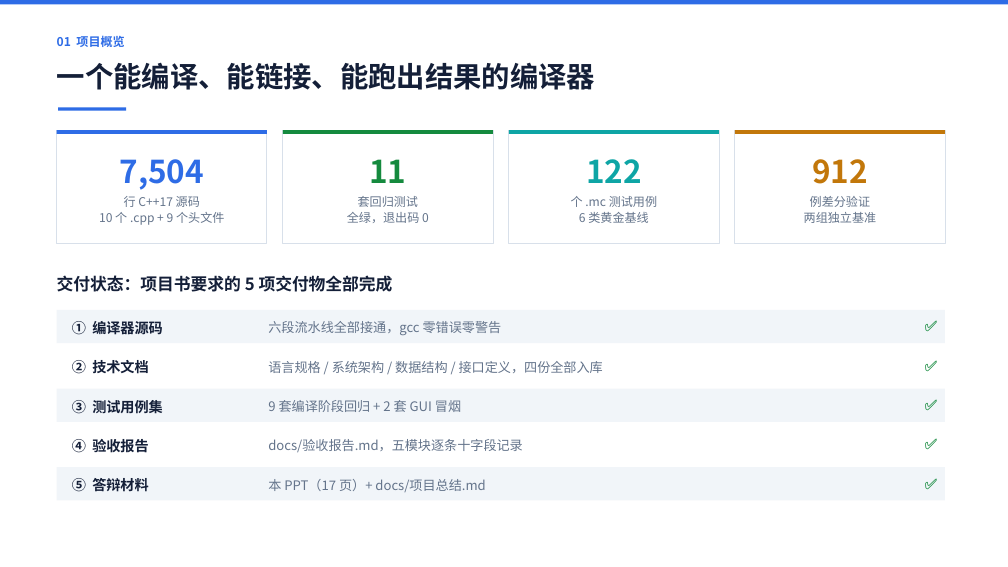
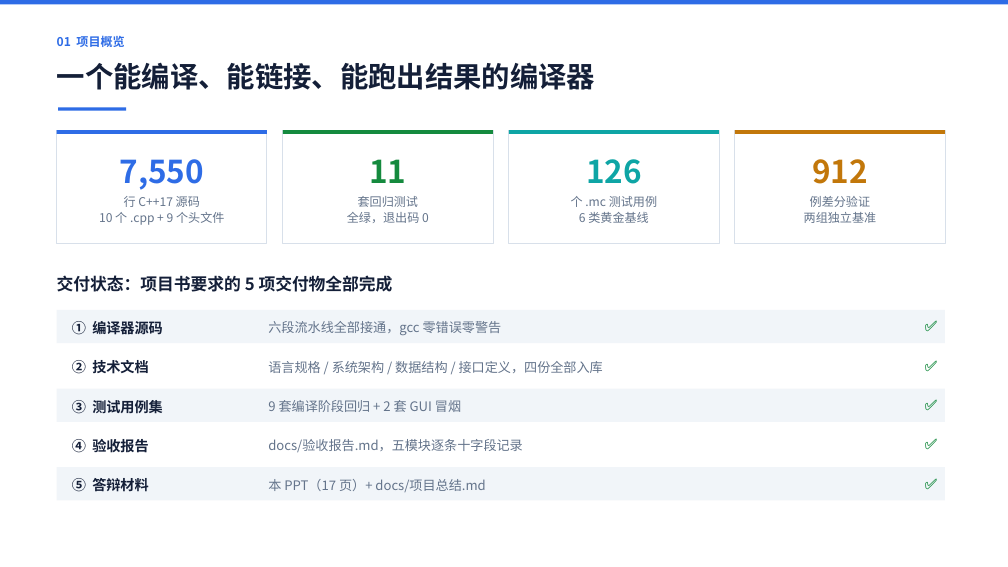
Before and after one commit to 9527-qincheng/MiniCCompiler, a slide deck: slide 2 of docs/MiniC编译器_答辩演示.pptx. Drawn at 1008x567 pixels with LibreOffice and Linux fonts; fonts in the diff are those of the drawing. Boxes give left, top, right and bottom in pixels: in the first picture for what was removed or moved away, otherwise in the second. Text is boxed around its words. In the diff, an @@ line names an element or a change of style, - is before the commit and + after.

```diff
--- a/docs/MiniC编译器_答辩演示.pptx
+++ b/docs/MiniC编译器_答辩演示.pptx
@@ text at (120,159,205,190): text changed @@
-7,504
+7,550
@@ text at (586,159,642,184): text changed @@
-122
+126
```
Also in this commit, not shown: 1 other slide changed, 2 other files.
